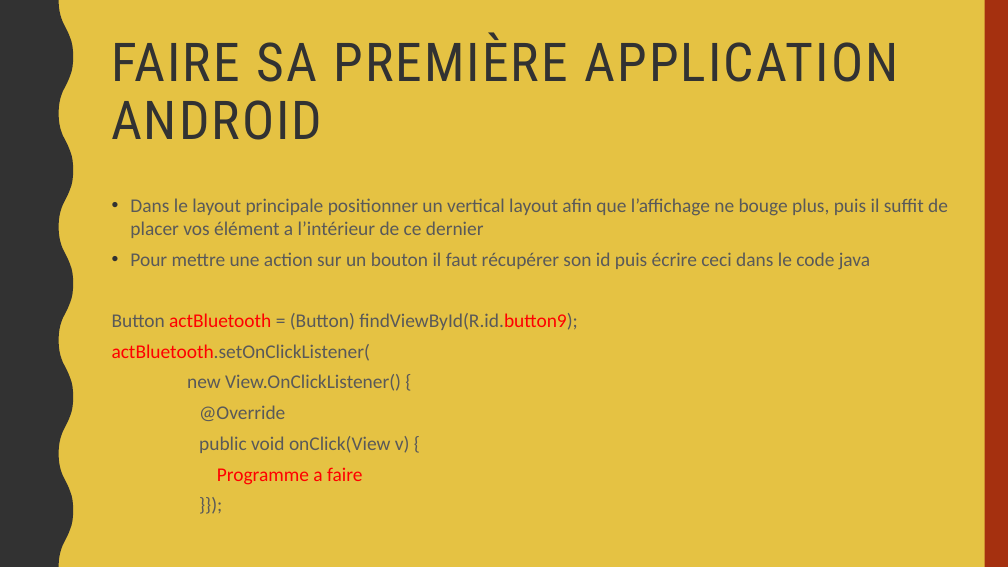
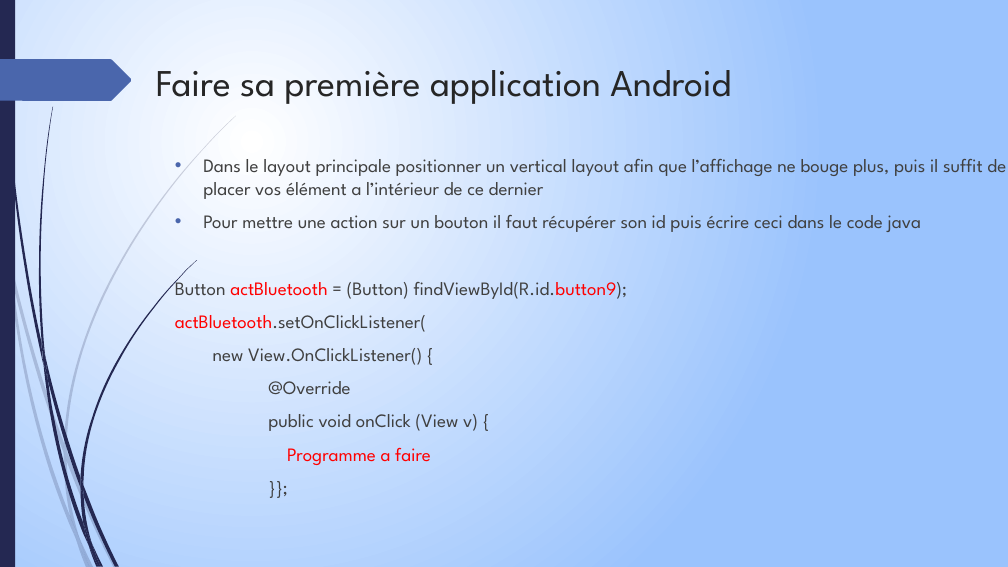
Before and after one commit to PandaPoPy/arduino_thinkcode, a slide deck: slide 8 of cours/Irondelle.pptx. Drawn at 1008x567 pixels with LibreOffice and Linux fonts; fonts in the diff are those of the drawing. Boxes give left, top, right and bottom in pixels: in the first picture for what was removed or moved away, otherwise in the second. Text is boxed around its words. In the diff, an @@ line names an element or a change of style, - is before the commit and + after.

```diff
--- a/cours/Irondelle.pptx
+++ b/cours/Irondelle.pptx
@@ background #E5C243 to gradient #FFFFFF to #9BC3FE @@
@@ freeform shape removed at bbox=[0, 0, 73, 567] @@
@@ rectangle added at bbox=[0, 0, 15, 567], fill #242852 @@
@@ rectangle removed at bbox=[985, 0, 1008, 567] @@
@@ freeform shape added at bbox=[0, 59, 132, 101], fill #4A66AC @@
@@ title at bbox=[156, 70, 731, 104]: text changed; size 51 to 36 pt; font Roboto Condensed to League Spartan; text colour #323232 to #262626 @@
-FAIRE SA PREMIÈRE APPLICATION ANDROID
+Faire sa première application Android
@@ text at bbox=[175, 159, 1006, 465]: text changed; size 18.5 to 18 pt; font Calibri to League Spartan; text colour #595959 to #404040 @@
-}});
+}};
@@ text "Dans le layout principale positionner ...": place and size @@
-text "Dans le layout principale positionner ..." at bbox=[112, 198, 948, 485]
+text "Dans le layout principale positionner ..." at bbox=[175, 159, 1006, 465]
@@ text at bbox=[175, 159, 1006, 465]: size 18.5 to 18 pt, font Calibri to League Spartan; text colour #595959 to #404040 in "Dans le layout principale positionner un vertical ...", "Pour mettre une action sur un bouton ...", "Button = (Button) findViewById(R.id.button9);", "actBluetooth.setOnClickListener(" and 2 more places; indent changed; more space between paragraphs; bullet colour #323232 to #4A66AC @@
@@ text at bbox=[268, 414, 478, 431]: text changed; size 18.5 to 18 pt; font Calibri to League Spartan; text colour #595959 to #404040 @@
-public void onClick(View v) {
+public void onClick (View v) {
@@ group added at bbox=[0, 116, 236, 567]: 10 freeform shapes @@
@@ group added at bbox=[2, 0, 197, 567]: 12 freeform shapes @@
```
Also in this commit, not shown: 12 other slides changed.
